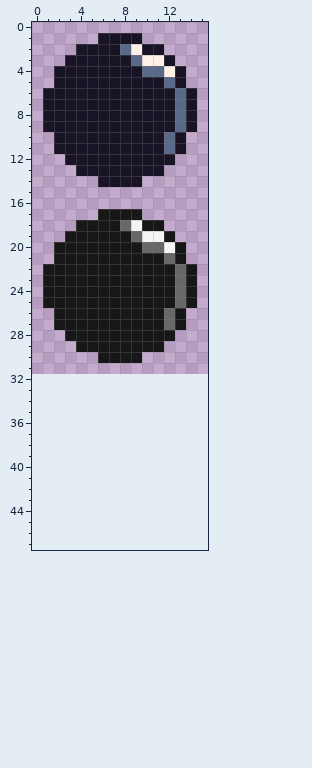
Two states of a pixel-art sprite, assets/mine.png. Above is the file before it was changed.
The file is 16x32 pixels. Colours within 5 levels of each other are drawn and written as one. The old version is drawn lined up with the new one, on the new canvas.
After the commit:
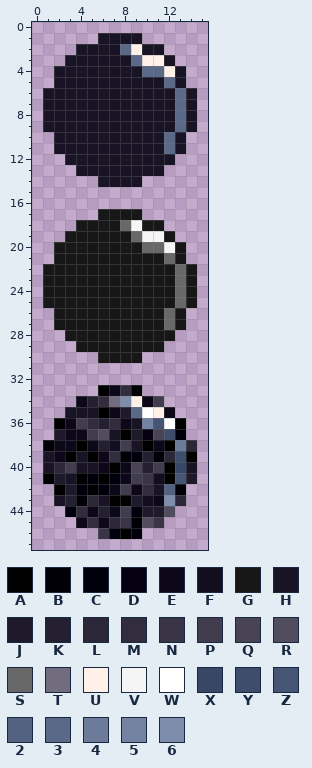
Palette (. is transparent): A #000000  B #000006  C #00000c  D #050112  E #0c0819  F #120e1f  G #171717  H #181425  J #1e1a2b  K #242031  L #2b2738  M #312d3e  N #393546  P #413d4e  Q #484455  R #514d5e  S #686868  T #716d7e  U #fff1e8  V #f5f5f5  W #ffffff  X #384766  Y #3e4d6c  Z #465574  2 #536281  3 #5a6988  4 #6c7b9a  5 #7483a2  6 #7e8dac
The exact change:
canvas 16x32 -> 16x48
@@ x 0..15 @@
 32 ................
-33 ................
-34 ................
-35 ................
-36 ................
-37 ................
-38 ................
-39 ................
-40 ................
-41 ................
-42 ................
-43 ................
-44 ................
-45 ................
-46 ................
+33 ......AEMA......
+34 ....EKMT6UEP....
+35 ...HHHAEJ3WUE...
+36 ..AEPMKMEH5ZWA..
+37 ..JEEPRHAJDQYC..
+38 .BEEAEKFPHAEA4L.
+39 .HEAHAEMBCKBLYA.
+40 .HLPHHEAEQKPAXH.
+41 .AJHACACEPNFAZJ.
+42 ..AJCACEPEMH2B..
+43 ..HKBLHAAJFE6L..
+44 ...CMEKEPCJJR...
+45 ....EMELNBRN....
+46 ......NCAC......
 47 ................
